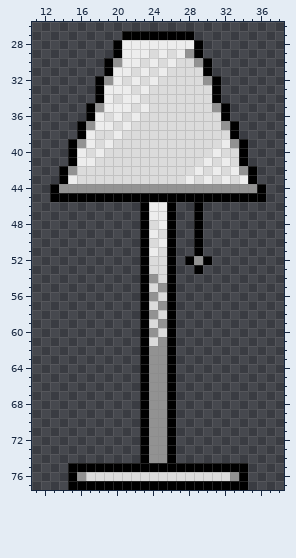
Two states of a sprite sheet, Proto/Resources/fur/stand.png. This is how it looked before the edit.
The file is 48x78 pixels. Shown: x 11..38, y 26..77.
Once edited:
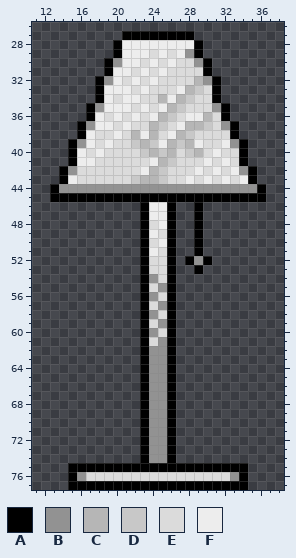
Palette (. is transparent): A #000000  B #929292  C #b6b6b6  D #c8c8c8  E #dbdbdb  F #ededed
Change:
Colour C replaces colour E in row 32 at x 29; in row 33 at x 28; in row 34 at x 25 and 27; in row 35 at x 26; in row 36 at x 25 and 30; in row 37 at x 24 and 28 to 29.
Colour C replaces colour E in row 38 at x 22, 24 and 27; in row 39 at x 23, 26 and 28; in row 40 at x 24, 26 and 29; in row 41 at x 25; in row 42 at x 24; in row 43 at x 23 to 24.
Colour D replaces colour E in row 33 at x 29; in row 34 at x 28; in row 35 at x 27; in row 36 at x 26; in row 37 at x 25 and 30; in row 38 at x 28.
Colour D replaces colour E in row 39 at x 22, 24 and 27; in row 40 at x 23, 25 and 28; in row 41 at x 26; in row 42 at x 25; in row 43 at x 22 and 25.
Colour F replaces colour E in row 33 at x 27; in row 34 at x 26; in row 35 at x 25; in row 36 at x 24 and 28 to 29; in row 37 at x 27; in row 38 at x 23 and 26.
Colour F replaces colour E in row 39 at x 25 and 29; in row 41 at x 24; in row 42 at x 23.
